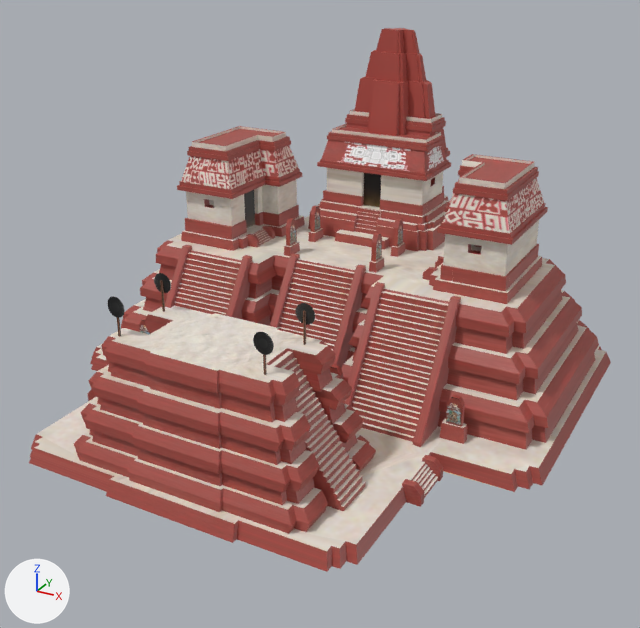
The COLLADA model art/meshes/structural/maya_protoclassic/observatorio_2.dae: old version first, new version second.
Camera for both pictures: a 50 mm camera at (27.8, -51.6, 30.5) aimed at (0.6, -2.1, 5.8). Lighting does not change. The marker at lower left points along +X, +Y and +Z. Where no turn or scale is listed for an object, it has been applied to the vertices. Vertices at the same position are counted once.

Names of what the first picture shows: 'obser_2'.
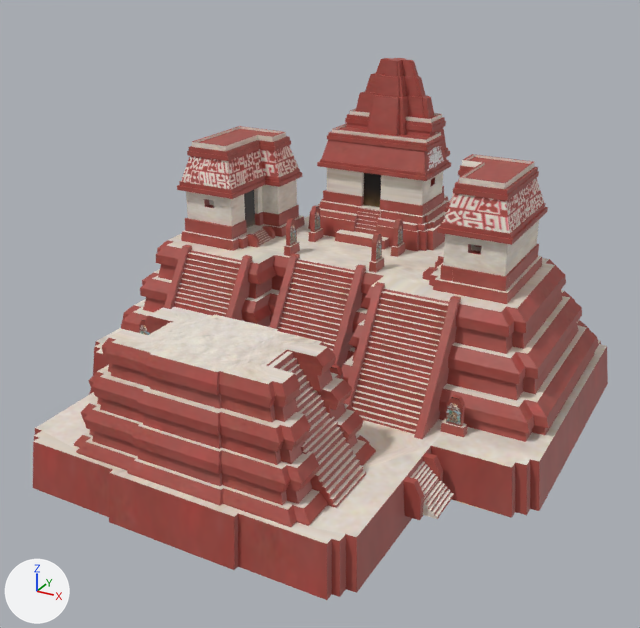
Where the newer file only moved an object's origin or applied its transform, the numbers keep the older frame.

Diff of the bpy script that builds the scene:
```diff
--- a/art/meshes/structural/maya_protoclassic/observatorio_2.dae.py
+++ b/art/meshes/structural/maya_protoclassic/observatorio_2.dae.py
@@ me_cubo_986 @@
 # used by ob_obser_2; location = (0.0, 1.18, 0.0)
-me_cubo_986.from_pydata(...)  # 3905 vertices, 6308 faces; spans x -17.9..17.9, y -20.4..17.8, z -0.6..23.4
+me_cubo_986.from_pydata(...)  # 3713 vertices, 5929 faces; spans x -17.9..17.9, y -20.4..17.8, z -2.4..21.2
+# me_cubo_986 part 1: the loose piece of 84 vertices spanning x -6.5..6.3, y -18.0..-10.9, z 7.0..8.2 is moved by (0.0, 0.0, -0.1)
+# me_cubo_986 part 2: the loose piece of 114 vertices spanning x 4.1..9.7, y -16.1..-13.3, z -0.6..8.0 is scaled about its middle by (1, 1.35, 1)
+# me_cubo_986 part 3: the loose piece of 90 vertices spanning x -3.1..2.2, y 9.2..11.6, z 18.6..21.7 is copied, and the copy is scaled about its middle by (1, 1, 0.709), then moved by (0.0, 0.0, -1.2); it spans x -3.1..2.2, y 9.2..11.6, z 17.8..20.1
+# me_cubo_986 part 4: the loose piece of 66 vertices spanning x -2.0..1.4, y 9.5..11.3, z 21.6..23.4 is scaled about its middle by (1, 1, 0.709), then moved by (0.0, 0.0, -1.9)
+# me_cubo_986 part 5: the loose piece of 96 vertices spanning x -17.9..17.9, y -20.4..17.8, z -0.6..0.4 is scaled about its middle by (1, 1, 3.4), then moved by (0.0, 0.0, -0.7)
+# me_cubo_986 part 6: the loose piece of 10 vertices spanning x 11.0..12.2, y -12.3..-11.8, z -0.6..0.6 is scaled about its middle by (1, 1, 1.92), then moved by (0.0, 0.0, -0.4)
+# me_cubo_986 part 7: the loose piece of 10 vertices spanning x 11.0..12.2, y -9.3..-8.8, z -0.6..0.6 is scaled about its middle by (1, 1, 1.92), then moved by (0.0, 0.0, -0.4)
+# me_cubo_986 part 8: the loose piece of 10 vertices spanning x -13.2..-12.0, y -12.3..-11.8, z -0.6..0.6 is scaled about its middle by (1, 1, 1.92), then moved by (0.0, 0.0, -0.4)
+# me_cubo_986 part 9: a new loose piece of 48 vertices spanning x 12.0..13.1, y -11.9..-9.2, z -1.4..-0.5, in mat_textura_finais_maia_009 (picture img_maya_protoclassic_struct_png)
+# me_cubo_986 part 10: 8 loose pieces with 288 vertices, spanning x -6.2..5.3, y -16.9..-12.4, z 7.7..10.8, are deleted
+# me_cubo_986 part 11
+# 105 vertices are removed from x -13.2..2.2, y -9.3..11.8, z -0.6..21.7
+# 243 faces are deleted
+# 40 vertices in x -3.7..2.9, y 9.6..11.2, z 16.2 move by (0.0, 0.0, -0.1)
+# 26 vertices in x -2.9..2.0, y 8.8..10.9, z 19.8 move by (0.0, 0.0, -1.2)
+# 16 vertices in x -2.1..1.3, y 8.3..12.2, z 15.5..15.6 move by (0.0, 0.0, 0.1)
+# 10 vertices in x -2.9..2.1, y 10.9..11.0, z 19.4..19.5 move by (0.0, 0.0, -1.0)
+# 8 vertices in x -3.2..2.4, y 9.9..12.0, z 19.6..19.8 move by (0.0, 0.0, -1.1)
+# 1 vertex moves from x 0.8, y 11.4, z 18.6 to x 0.8, y 10.9, z 18.5
+# 53 vertices are added at x -14.1..0.9, y -11.9..11.8, z -1.4..18.7
+# 131 new faces join them
+# me_cubo_986 part 12: 2861 kept faces spanning x -17.1..17.1, y -19.5..17.1, z -0.6..18.7 get new texture (UV) coordinates
 me_cubo_986.materials.append(mat_textura_finais_maia_009)
```

What differs and where, as boxes (x1, y1, x2, y2) in the pictures (640 x 628 px; the box of a moved part takes in the faces that stretch with it):
'obser_2', reshaped
    before: (29, 28, 611, 572)
    after: (33, 58, 608, 600)
part 1 of me_cubo_986, moved or reshaped
    before: (101, 306, 336, 406)
    after: (102, 307, 336, 408)
part 2 of me_cubo_986, moved or reshaped
    before: (271, 351, 366, 511)
    after: (269, 351, 366, 508)
part 3 of me_cubo_986, added (brown)
    after: (365, 73, 426, 97)
part 4 of me_cubo_986, moved or reshaped
    before: (376, 28, 420, 54)
    after: (375, 58, 419, 77)
part 5 of me_cubo_986, moved or reshaped
    before: (29, 343, 611, 572)
    after: (33, 328, 608, 600)
part 6 of me_cubo_986, moved or reshaped
    before: (402, 479, 424, 507)
    after: (403, 477, 424, 520)
part 7 of me_cubo_986, moved or reshaped
    before: (422, 455, 443, 481)
    after: (423, 452, 443, 481)
part 8 of me_cubo_986, moved or reshaped
    before: (88, 389, 96, 401)
    after: (89, 389, 93, 394)
part 9 of me_cubo_986, added
    after: (423, 479, 454, 519)
part 10 of me_cubo_986, deleted (black)
    before: (107, 273, 315, 375)
part 11 of me_cubo_986, cut back
    before: (355, 50, 435, 136)
    after: (356, 91, 435, 136)
part 12 of me_cubo_986, surface changed
    both: (74, 109, 599, 527)
